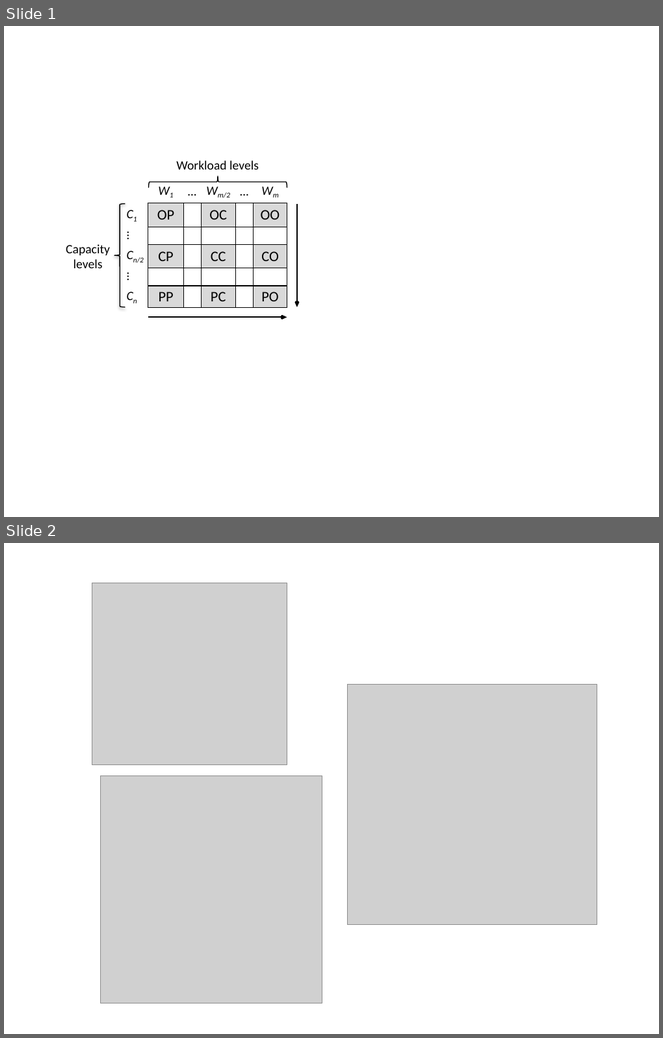
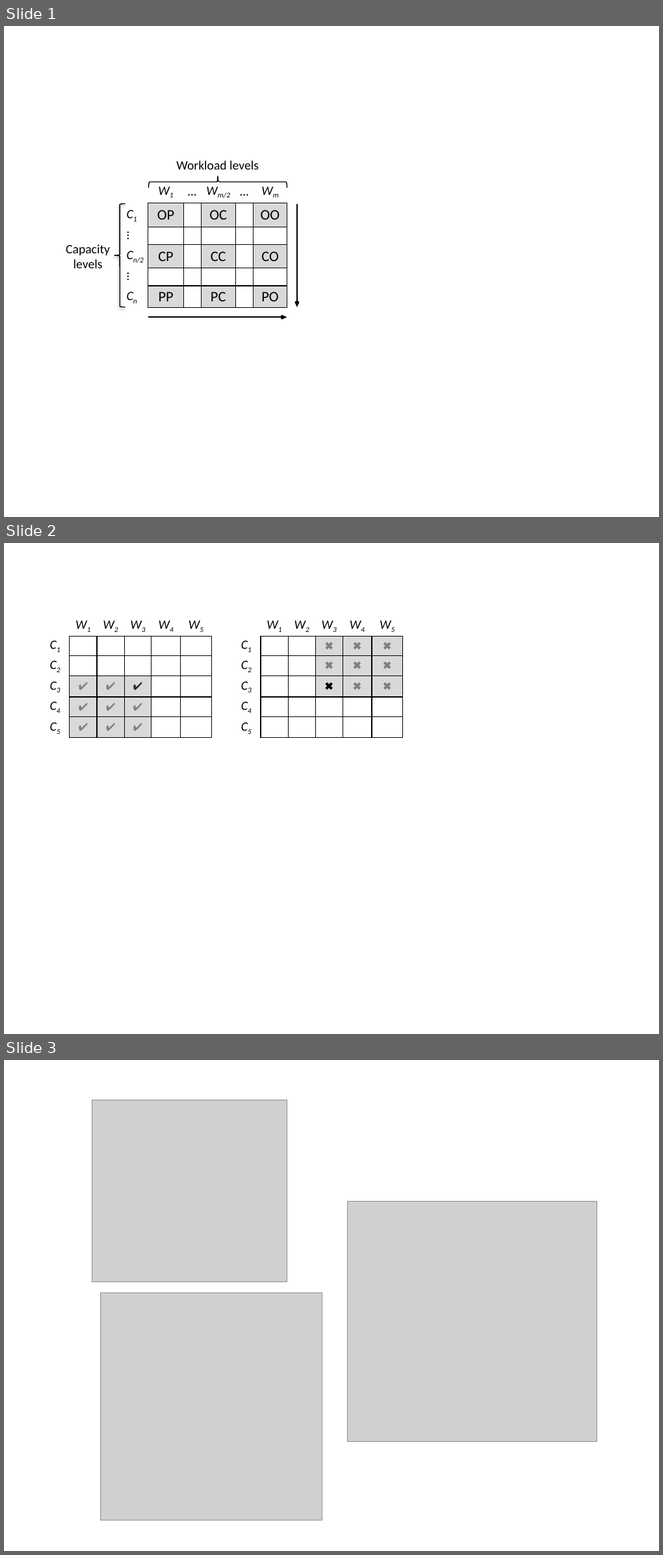
Before and after one commit to marcelocg/Dissertacao, a slide deck: Diagramas/cloud-capacitor-figuras.pptx. Shown one above the other, each under a label of ours: slides 1 and 2 before the commit, slides 1, 2 and 3 after it. The pictures are 663x1038 and 663x1555 pixels, drawn with LibreOffice and Linux fonts; fonts in the diff are those of the drawing; grey boxes stand for pictures. Boxes give left, top, right and bottom in pixels: in the first picture for what was removed or moved away, otherwise in the second. Text is boxed around its words. In the diff, an @@ line names an element or a change of style, - is before the commit and + after.

```diff
--- a/Diagramas/cloud-capacitor-figuras.pptx
+++ b/Diagramas/cloud-capacitor-figuras.pptx
@@ slide 2 added at (x1=4, y1=543, x2=659, y2=1034), background #FFFFFF @@
@@ table added at (x1=40, y1=616, x2=212, y2=738), 6 rows, 6 columns @@
+ | W1 | W2 | W3 | W4 | W5
+C1 |  |  |  |  | 
+C2 |  |  |  |  | 
+C3 | ✔ | ✔ | ✔ |  | 
+C4 | ✔ | ✔ | ✔ |  | 
+C5 | ✔ | ✔ | ✔ |  | 
@@ table added at (x1=232, y1=616, x2=403, y2=738), 6 rows, 6 columns @@
+ | W1 | W2 | W3 | W4 | W5
+C1 |  |  | ✖ | ✖ | ✖
+C2 |  |  | ✖ | ✖ | ✖
+C3 |  |  | ✖ | ✖ | ✖
+C4 |  |  |  |  | 
+C5 |  |  |  |  | 
@@ what was slide 2 is now slide 3 @@
```
Also in this commit, not shown: 1 other file.
